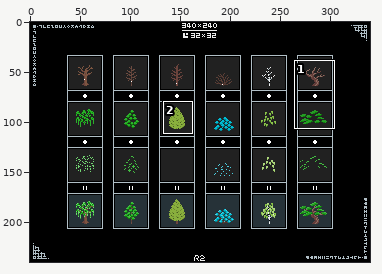
A pixel-art file gets an edit: works/pixel_dailies/pixel_dailies_20210902_set_of_trees.aseprite. The first picture is a wide view before the edit; the outline marks the close-up.
Close-up. The starting point:
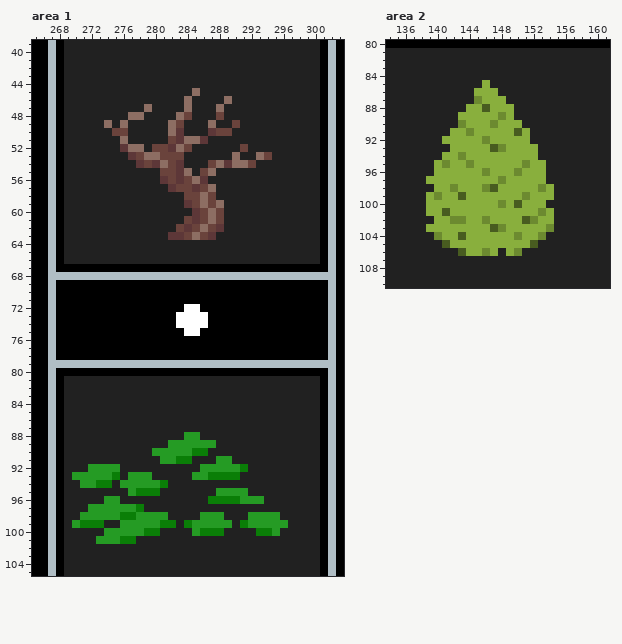
340x240 pixels, 1 frame. Shown: area 1: x 265..303, y 39..105; area 2: x 134..161, y 80..110. The commit also changed other parts of the picture, which this record leaves out.
After:
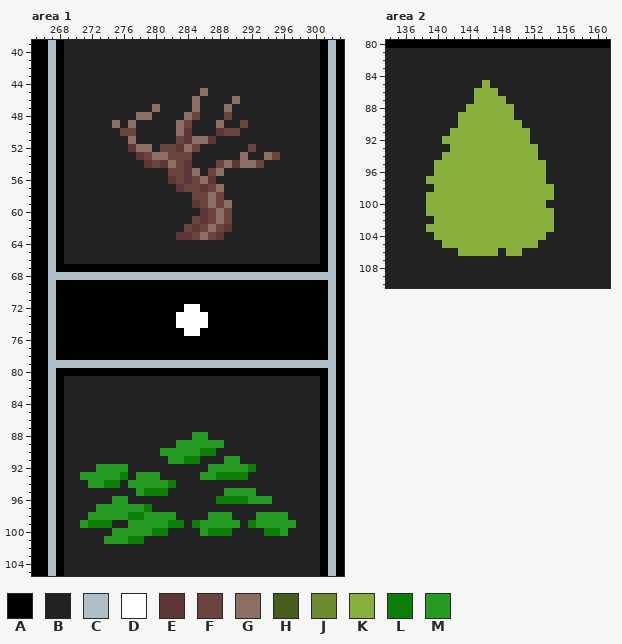
Palette (. is transparent): A #000000  B #212121  C #b0bec5  D #ffffff  E #5d3738  F #6a433c  G #8d6e63  H #485c20  J #6c8a30  K #89af3d  L #0a7e07  M #259b24
Change:
--- area 1, layers "leaf_2", "body"
@@ x 272..297 @@
  44 BBBBBBBBBBBBBBBBBBBBBBBBBB
- 45 BBBBBBBBBBBBBGBBBBBBBBBBBB
- 46 BBBBBBBBBBBBGBBBBGBBBBBBBB
- 47 BBBBBBBGBBBBGBBBGBBBBBBBBB
- 48 BBBBBGGBBBBGFBBBFBBBBBBBBB
- 49 BBGBGBBBBBGFBBBGBBFBBBBBBB
- 50 BBBFFBBBBBGEBBBEFFBBBBBBBB
- 51 BBBBGBBBBBFEGGEBBBBBBBBBBB
- 52 BBBBEGGBFFEGFBBBBBBFBBBBBB
- 53 BBBBBEFGGFFFBBBBBBGBBGFBBB
- 54 BBBBBBEFEGFEBBBFGEGGFBBBBB
- 55 BBBBBBBBBFFEGBFGBBBBBBBBBB
- 56 BBBBBBBBBEFEFGEBBBBBBBBBBB
- 57 BBBBBBBBBBEFFEFGBBBBBBBBBB
- 58 BBBBBBBBBBBBFFGFBBBBBBBBBB
- 59 BBBBBBBBBBBBEFGFGBBBBBBBBB
- 60 BBBBBBBBBBBBBEFGFBBBBBBBBB
- 61 BBBBBBBBBBBBFEFGFBBBBBBBBB
- 62 BBBBBBBBBBBFEFGFEBBBBBBBBB
- 63 BBBBBBBBBBEEFGFEBBBBBBBBBB
+ 45 BBBBBBBBBBBBBBGBBBBBBBBBBB
+ 46 BBBBBBBBBBBBBGBBBBGBBBBBBB
+ 47 BBBBBBBBGBBBBGBBBGBBBBBBBB
+ 48 BBBBBBGGBBBBGFBBBFBBBBBBBB
+ 49 BBBGBGBBBBBGFBBBGBBFBBBBBB
+ 50 BBBBFFBBBBBGEBBBEFFBBBBBBB
+ 51 BBBBBGBBBBBFEGGEBBBBBBBBBB
+ 52 BBBBBEGGBFFEGFBBBBBBFBBBBB
+ 53 BBBBBBEFGGFFFBBBBBBGBBGFBB
+ 54 BBBBBBBEFEGFEBBBFGEGGFBBBB
+ 55 BBBBBBBBBBFFEGBFGBBBBBBBBB
+ 56 BBBBBBBBBBEFEFGEBBBBBBBBBB
+ 57 BBBBBBBBBBBEFFEFGBBBBBBBBB
+ 58 BBBBBBBBBBBBBFFGFBBBBBBBBB
+ 59 BBBBBBBBBBBBBEFGFGBBBBBBBB
+ 60 BBBBBBBBBBBBBBEFGFBBBBBBBB
+ 61 BBBBBBBBBBBBBFEFGFBBBBBBBB
+ 62 BBBBBBBBBBBBFEFGFEBBBBBBBB
+ 63 BBBBBBBBBBBEEFGFEBBBBBBBBB
  64 BBBBBBBBBBBBBBBBBBBBBBBBBB
@@ x 265..303 @@
  87 AACABBBBBBBBBBBBBBBBBBBBBBBBBBBBBBBBACA
- 88 AACABBBBBBBBBBBBBBBMMBBBBBBBBBBBBBBBACA
- 89 AACABBBBBBBBBBBBBMMMMMMBBBBBBBBBBBBBACA
- 90 AACABBBBBBBBBBBMMMMMLLBBBBBBBBBBBBBBACA
- 91 AACABBBBBBBBBBBBMMLLBBBMMBBBBBBBBBBBACA
- 92 AACABBBMMMMBBBBBBBBBBMMMMMLBBBBBBBBBACA
- 93 AACABMMMMMLBMMMBBBBBMMLLLLBBBBBBBBBBACA
- 94 AACABBMMLLBMMMMMLBBBBBBBBBBBBBBBBBBBACA
- 95 AACABBBBBBBBMLLLBBBBBBBMMMMBBBBBBBBBACA
- 96 AACABBBBBMMBBBBBBBBBBBLLLLMMMBBBBBBBACA
- 97 AACABBBMMMMMMLBBBBBBBBBBBBBBBBBBBBBBACA
- 98 AACABBMMMMMLLMMMMBBBBMMMBBBMMMMBBBBBACA
- 99 AACABMLLLBBMMMMMLLBLMMMMMBLMMMMMBBBBACA
-100 AACABBBBBMMMMMLLBBBBMLLLBBBBLLMBBBBBACA
-101 AACABBBBMMMLLBBBBBBBBBBBBBBBBBBBBBBBACA
+ 88 AACABBBBBBBBBBBBBBBBMMBBBBBBBBBBBBBBACA
+ 89 AACABBBBBBBBBBBBBBMMMMMMBBBBBBBBBBBBACA
+ 90 AACABBBBBBBBBBBBMMMMMLLBBBBBBBBBBBBBACA
+ 91 AACABBBBBBBBBBBBBMMLLBBBMMBBBBBBBBBBACA
+ 92 AACABBBBMMMMBBBBBBBBBBMMMMMLBBBBBBBBACA
+ 93 AACABBMMMMMLBMMMBBBBBMMLLLLBBBBBBBBBACA
+ 94 AACABBBMMLLBMMMMMLBBBBBBBBBBBBBBBBBBACA
+ 95 AACABBBBBBBBBMLLLBBBBBBBMMMMBBBBBBBBACA
+ 96 AACABBBBBBMMBBBBBBBBBBBLLLLMMMBBBBBBACA
+ 97 AACABBBBMMMMMMLBBBBBBBBBBBBBBBBBBBBBACA
+ 98 AACABBBMMMMMLLMMMMBBBBMMMBBBMMMMBBBBACA
+ 99 AACABBMLLLBBMMMMMLLBLMMMMMBLMMMMMBBBACA
+100 AACABBBBBBMMMMMLLBBBBMLLLBBBBLLMBBBBACA
+101 AACABBBBBMMMLLBBBBBBBBBBBBBBBBBBBBBBACA
 102 AACABBBBBBBBBBBBBBBBBBBBBBBBBBBBBBBBACA
--- area 2, layer "leaf_2"
@@ x 138..156 @@
  86 BBBBBBBKKKBBBBBBBBB
- 87 BBBBBBBJKKKBBBBBBBB
- 88 BBBBBBKKHKKKBBBBBBB
- 89 BBBBBKKKKKJKBBBBBBB
- 90 BBBBBJKKKJKKKBBBBBB
- 91 BBBBKKJKKKKKHKBBBBB
- 92 BBBKKKKKJKKKKKBBBBB
- 93 BBBBKKKKKHJKKKKBBBB
- 94 BBBKKJKKKKKKKKKBBBB
- 95 BBKJKKJKKKKKKJKKBBB
- 96 BBKKKKKKJKKKJKKKBBB
- 97 BKKKKKKKKKJKKKKKBBB
- 98 BBKKJKKKJHKKKKKJKBB
- 99 BKJKKHKKKKKKKJKKKBB
-100 BKKKKKKKKKJKHKKKBBB
-101 BKKHKKKKKKKKKKKJKBB
-102 BBKKJJKKJKKKKHJKKBB
-103 BKKKKKKKKHJKKKKKJBB
-104 BBJKKHKKKKKKJKKJBBB
-105 BBBHKKKKKKKKKKHBBBB
-106 BBBBBHKKJKBKJBBBBBB
+ 87 BBBBBBBKKKKBBBBBBBB
+ 88 BBBBBBKKKKKKBBBBBBB
+ 89 BBBBBKKKKKKKBBBBBBB
+ 90 BBBBBKKKKKKKKBBBBBB
+ 91 BBBBKKKKKKKKKKBBBBB
+ 92 BBBKKKKKKKKKKKBBBBB
+ 93 BBBBKKKKKKKKKKKBBBB
+ 94 BBBKKKKKKKKKKKKBBBB
+ 95 BBKKKKKKKKKKKKKKBBB
+ 96 BBKKKKKKKKKKKKKKBBB
+ 97 BKKKKKKKKKKKKKKKBBB
+ 98 BBKKKKKKKKKKKKKKKBB
+ 99 BKKKKKKKKKKKKKKKKBB
+100 BKKKKKKKKKKKKKKKBBB
+101 BKKKKKKKKKKKKKKKKBB
+102 BBKKKKKKKKKKKKKKKBB
+103 BKKKKKKKKKKKKKKKKBB
+104 BBKKKKKKKKKKKKKKBBB
+105 BBBKKKKKKKKKKKKBBBB
+106 BBBBBKKKKKBKKBBBBBB
 107 BBBBBBBBBBBBBBBBBBB
